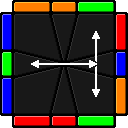
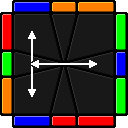
Layers edited between the first and the second 128×128 image:
painted on "arrow" over [28, 31, 100, 97]
painted on "color" over [2, 2, 126, 126]
